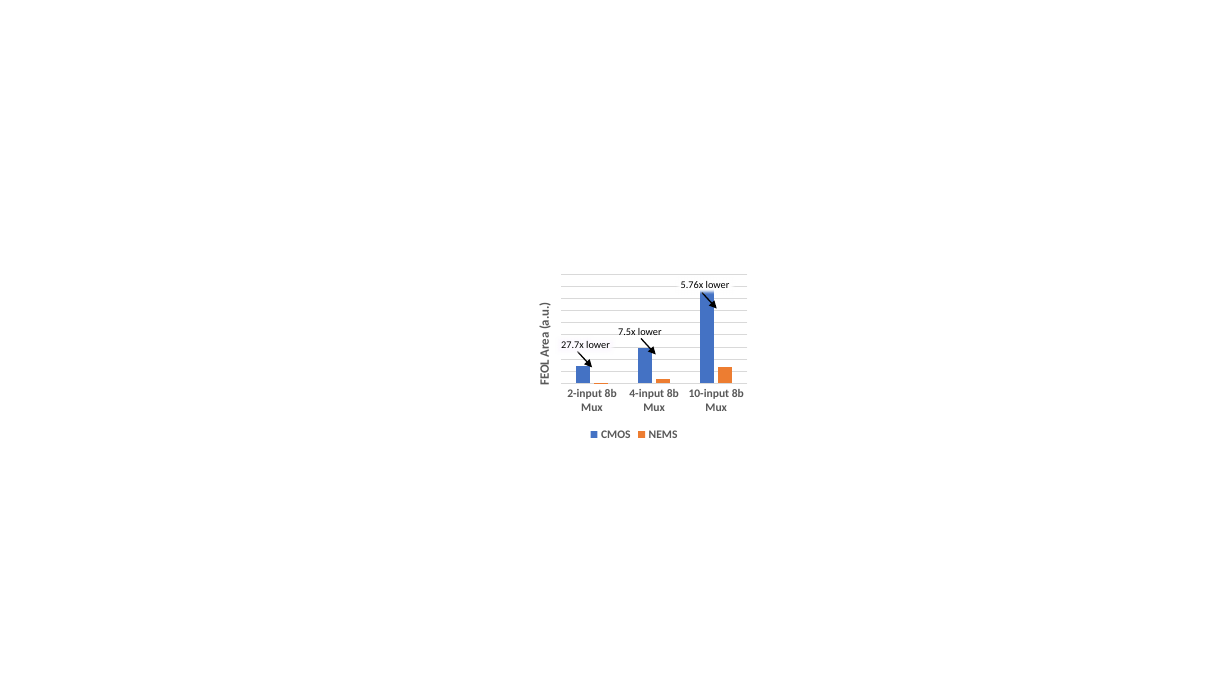
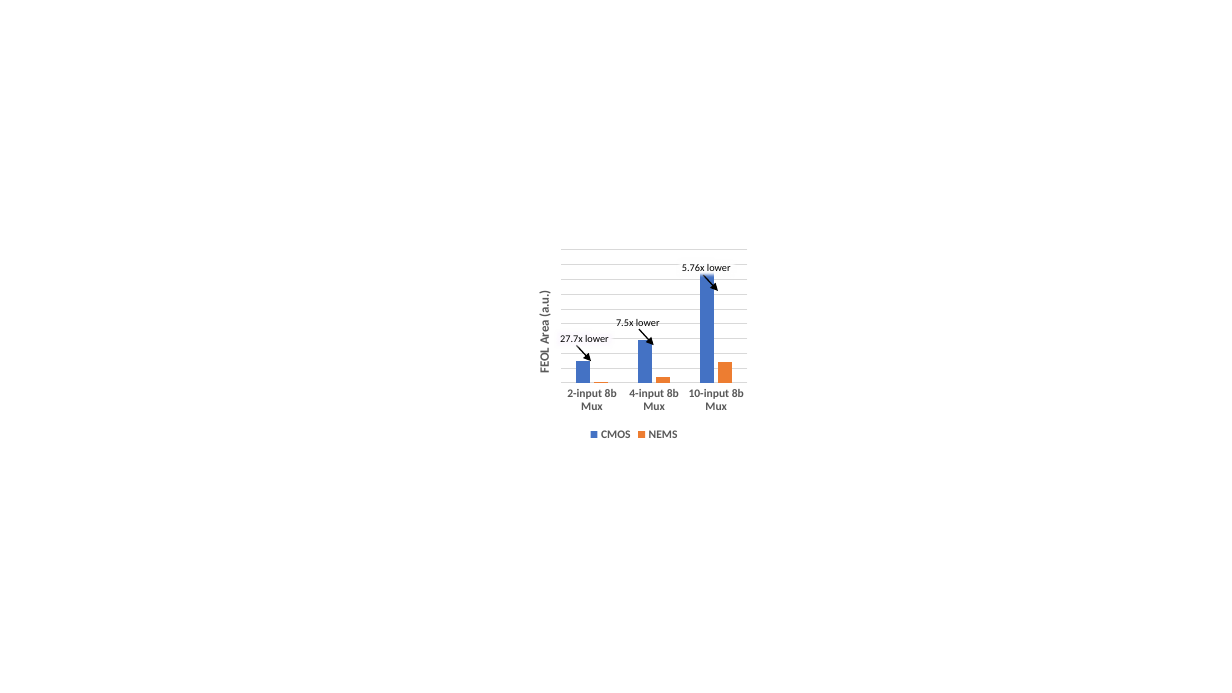
Before and after one commit to akashlevy/NEM-Relay-CAD, a slide deck: slide 4 of figures/Figures.pptx (slide 3 before the commit). Drawn at 1232x693 pixels with LibreOffice and Linux fonts; fonts in the diff are those of the drawing. Boxes give left, top, right and bottom in pixels: in the first picture for what was removed or moved away, otherwise in the second. Text is boxed around its words. In the diff, an @@ line names an element or a change of style, - is before the commit and + after.

```diff
--- a/figures/Figures.pptx
+++ b/figures/Figures.pptx
@@ column chart resized from (x1=517, y1=271, x2=752, y2=445) to (x1=517, y1=246, x2=752, y2=445) @@
@@ text "5.76x lower" rewrapped from (x1=681, y1=281, x2=730, y2=292) to (x1=682, y1=264, x2=731, y2=271) @@
@@ arrow moved from (702, 293) - (717, 309) to (703, 274) - (718, 291) @@
@@ text "27.7x lower" rewrapped from (x1=561, y1=341, x2=610, y2=352) to (x1=560, y1=335, x2=609, y2=342) @@
@@ text "7.5x lower" rewrapped from (x1=618, y1=328, x2=662, y2=339) to (x1=616, y1=319, x2=660, y2=326) @@
@@ arrow moved from (641, 338) - (656, 355) to (640, 329) - (653, 346) @@
@@ arrow moved from (578, 351) - (592, 368) to (577, 345) - (592, 361) @@
```
Also in this commit, not shown: 1 other slide changed, 1 slide added, 7 other files.
